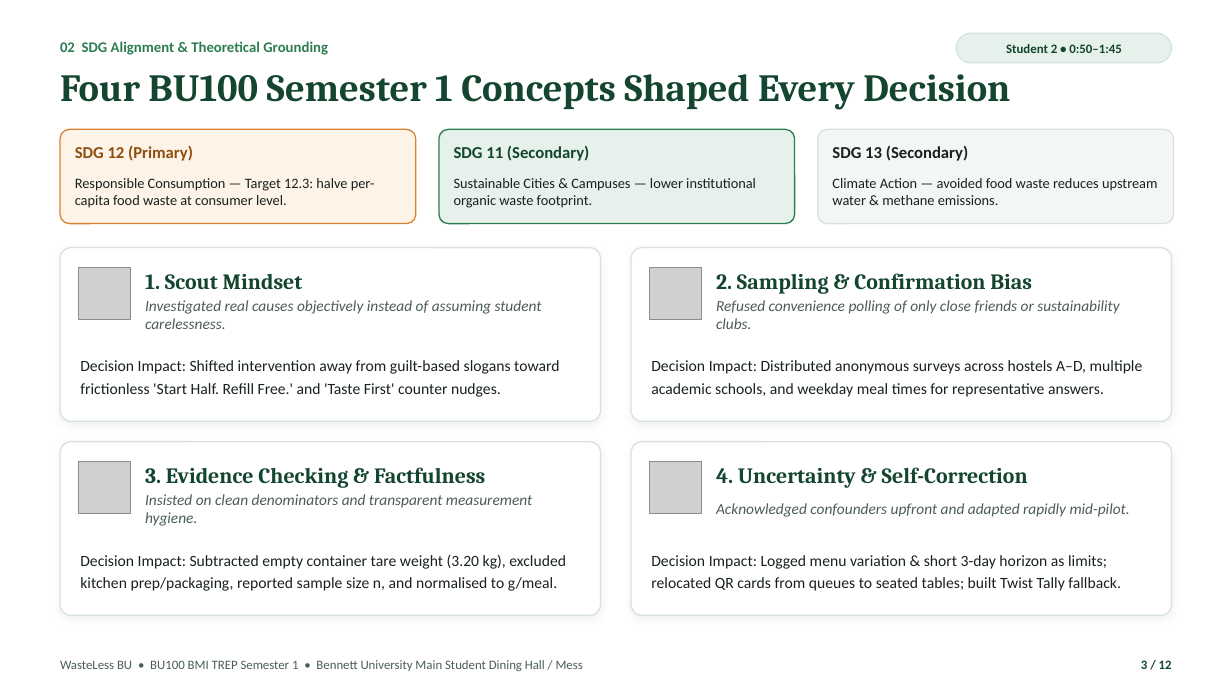
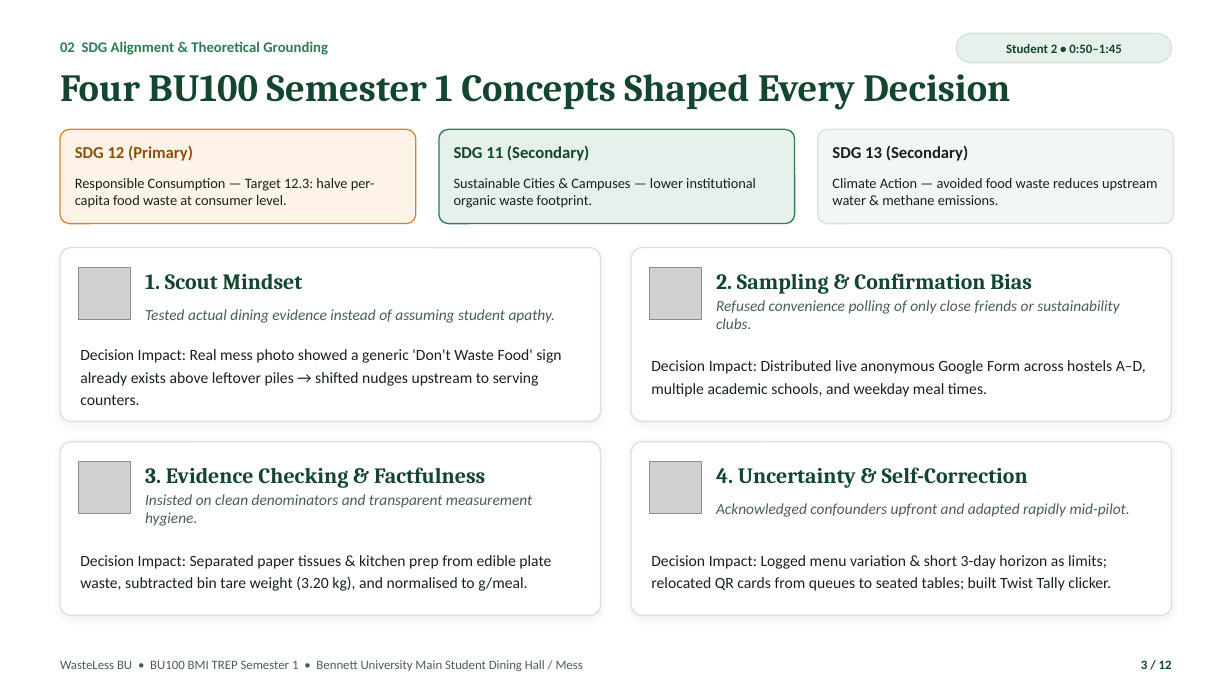
Before and after one commit to PRIYANSHVERMA-droid/wasteless-bu, a slide deck: slide 3 of WasteLess_BU_Pitch_Deck.pptx. Drawn at 1232x693 pixels with LibreOffice and Linux fonts; fonts in the diff are those of the drawing; grey boxes stand for pictures. Boxes give left, top, right and bottom in pixels: in the first picture for what was removed or moved away, otherwise in the second. Text is boxed around its words. In the diff, an @@ line names an element or a change of style, - is before the commit and + after.

Commit message:
Embed 5 privacy-safe Bennett Mess field photos across website, DOCX dossier, and PPTX pitch deck

```diff
--- a/WasteLess_BU_Pitch_Deck.pptx
+++ b/WasteLess_BU_Pitch_Deck.pptx
@@ text at (145,309,556,323): text changed @@
-Investigated real causes objectively instead of assuming student carelessness.
+Tested actual dining evidence instead of assuming student apathy.
@@ text at (80,349,561,405): text changed @@
-Decision Impact: Shifted intervention away from guilt-based slogans toward frictionless 'Start Half. Refill Free.' and 'Taste First' counter nudges.
+Decision Impact: Real mess photo showed a generic 'Don't Waste Food' sign already exists above leftover piles → shifted nudges upstream to serving counters.
@@ text at (651,360,1146,397): text changed @@
-Decision Impact: Distributed anonymous surveys across hostels A–D, multiple academic schools, and weekday meal times for representative answers.
+Decision Impact: Distributed live anonymous Google Form across hostels A–D, multiple academic schools, and weekday meal times.
@@ text at (80,555,551,591): text changed @@
-Decision Impact: Subtracted empty container tare weight (3.20 kg), excluded kitchen prep/packaging, reported sample size n, and normalised to g/meal.
+Decision Impact: Separated paper tissues & kitchen prep from edible plate waste, subtracted bin tare weight (3.20 kg), and normalised to g/meal.
@@ text at (651,555,1111,591): text changed @@
-Decision Impact: Logged menu variation & short 3-day horizon as limits; relocated QR cards from queues to seated tables; built Twist Tally fallback.
+Decision Impact: Logged menu variation & short 3-day horizon as limits; relocated QR cards from queues to seated tables; built Twist Tally clicker.
```
Also in this commit, not shown: 11 other slides changed, 9 other files.
